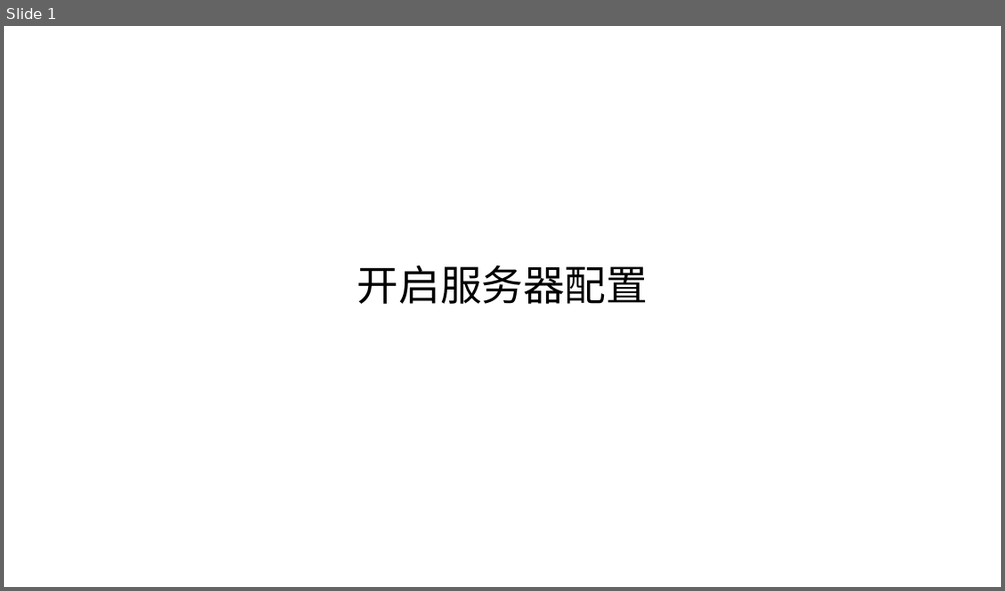
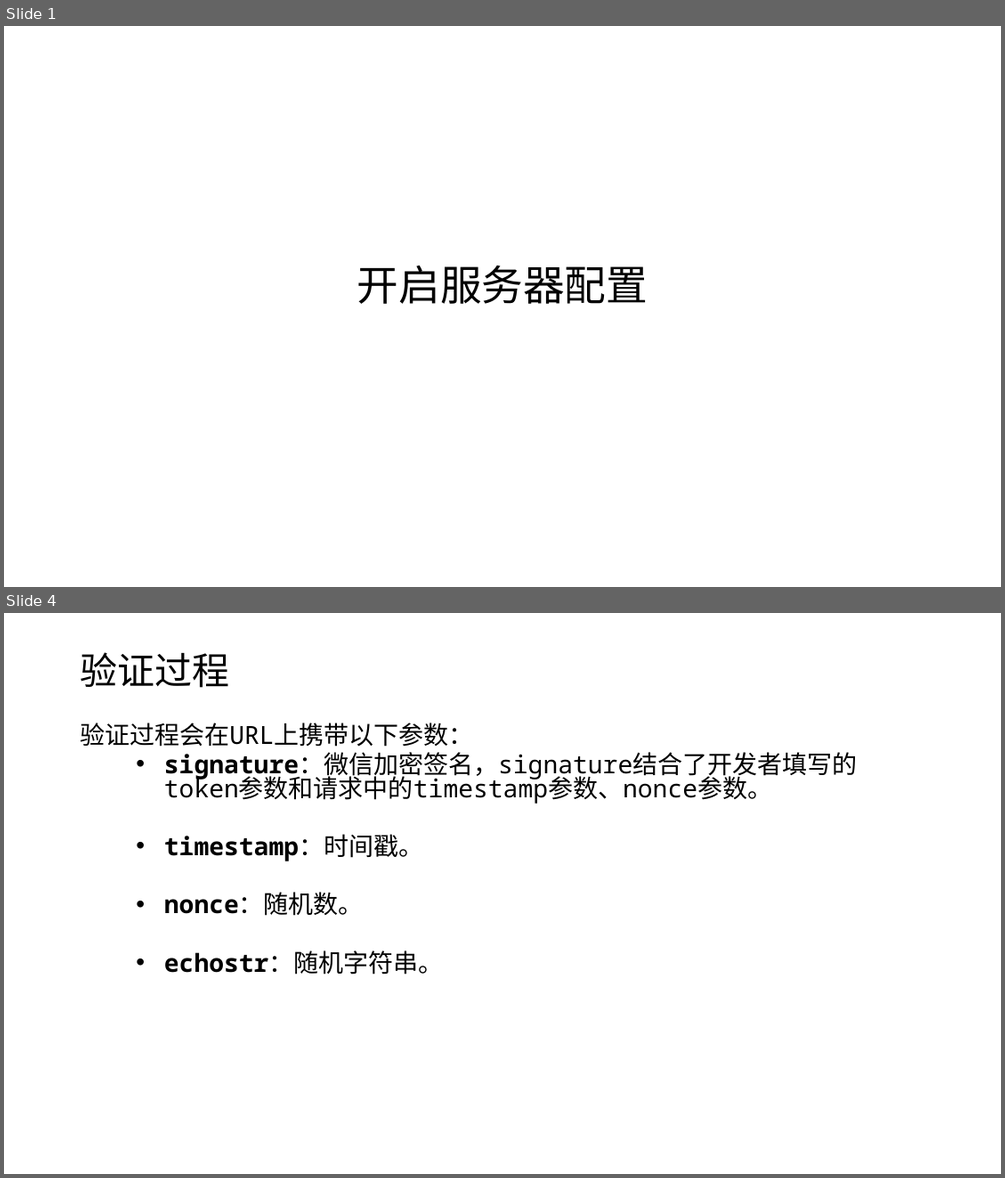
Before and after one commit to edu2act/course-wechat-and-miniprogram, a slide deck: ch02/开启服务器配置.pptx. Shown one above the other, each under a label of ours: slide 1 before the commit, slides 1 and 4 after it; the slides between them are not shown. The pictures are 1005x591 and 1005x1178 pixels, drawn with LibreOffice and Linux fonts; fonts in the diff are those of the drawing. Boxes give left, top, right and bottom in pixels: in the first picture for what was removed or moved away, otherwise in the second. Text is boxed around its words. In the diff, an @@ line names an element or a change of style, - is before the commit and + after.

```diff
--- a/ch02/开启服务器配置.pptx
+++ b/ch02/开启服务器配置.pptx
@@ slide 4 added at bbox=[4, 613, 1001, 1174], background #FFFFFF @@
@@ title added at bbox=[80, 652, 229, 688], 36 pt, text #000000 @@
+验证过程
@@ text added at bbox=[80, 722, 857, 974], 24 pt, text #000000 @@
+验证过程会在URL上携带以下参数：
+  • signature：微信加密签名，signature结合了开发者填写的token参数和请求中的timestamp参数、nonce参数。
+  • timestamp：时间戳。
+  • nonce：随机数。
+  • echostr：随机字符串。
```
Also in this commit, not shown: 1 slide changed, 3 other slides added, 1 slide removed, 7 other files.
